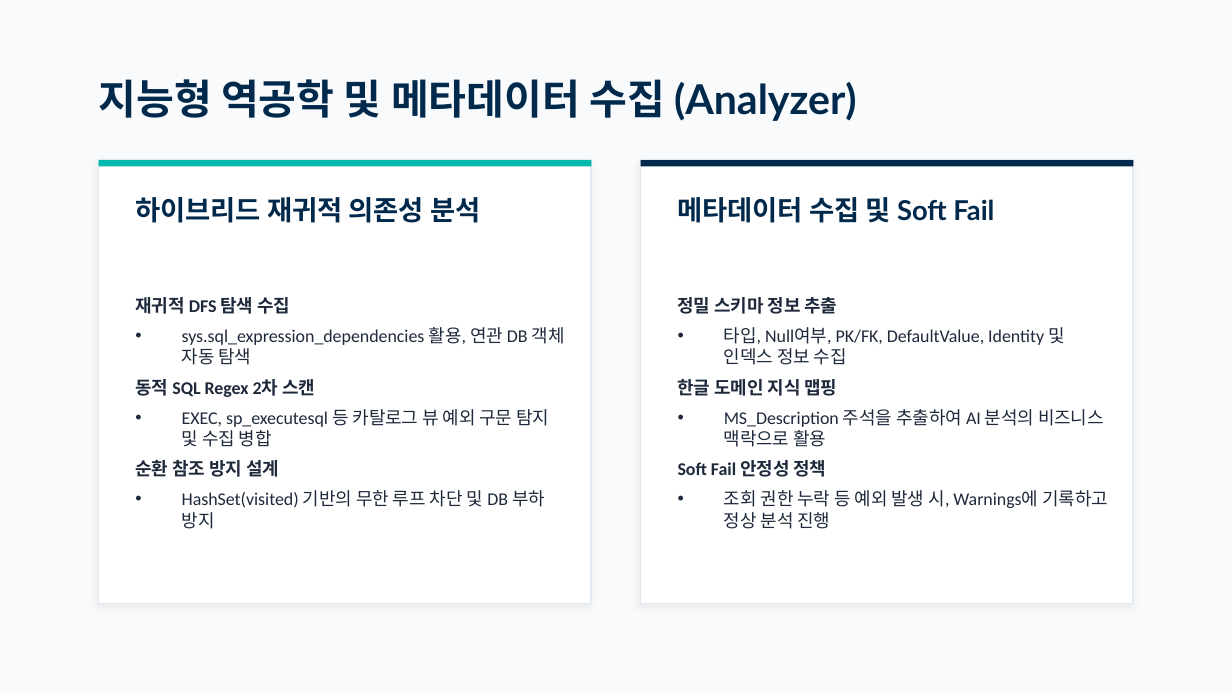
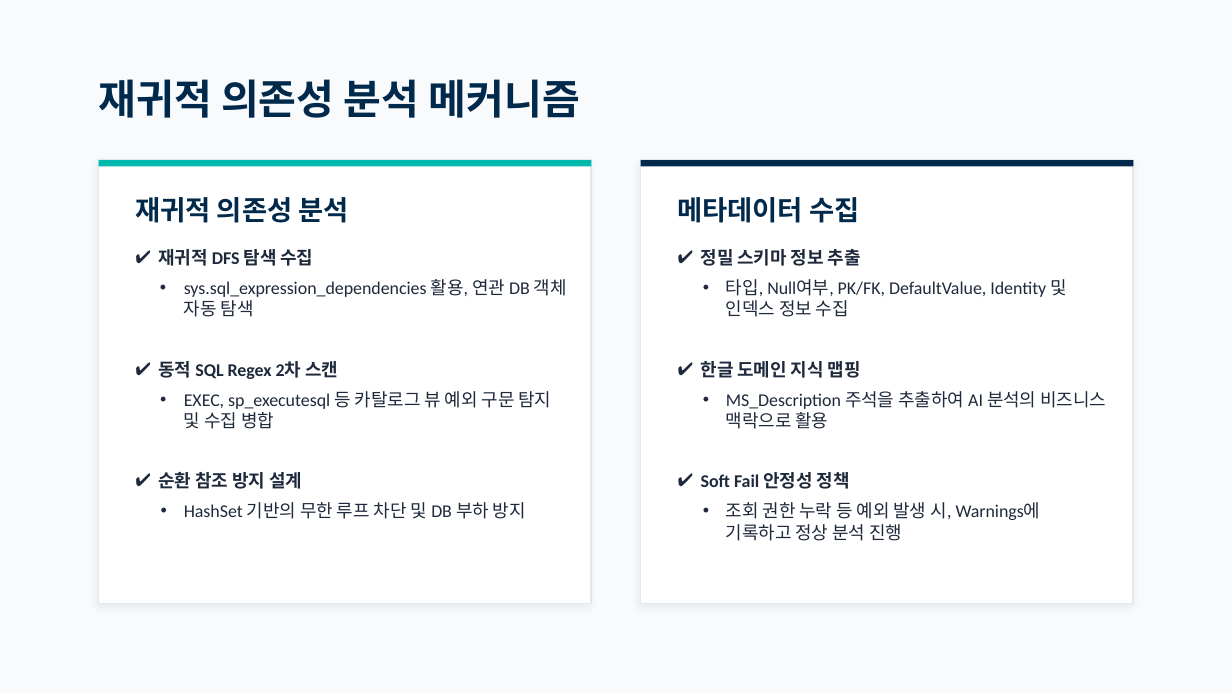
Before and after one commit to moondae815/sp-reverse-engineering, a slide deck: slide 4 of docs/ReSet_Presentation.pptx. Drawn at 1232x693 pixels with LibreOffice and Linux fonts; fonts in the diff are those of the drawing. Boxes give left, top, right and bottom in pixels: in the first picture for what was removed or moved away, otherwise in the second. Text is boxed around its words. In the diff, an @@ line names an element or a change of style, - is before the commit and + after.

```diff
--- a/docs/ReSet_Presentation.pptx
+++ b/docs/ReSet_Presentation.pptx
@@ text at box(99, 79, 580, 118): text changed @@
-지능형 역공학 및 메타데이터 수집 (Analyzer)
+재귀적 의존성 분석 메커니즘
@@ text at box(135, 197, 349, 223): text changed @@
-하이브리드 재귀적 의존성 분석
+재귀적 의존성 분석
@@ text at box(678, 197, 859, 223): text changed @@
-메타데이터 수집 및 Soft Fail
+메타데이터 수집
@@ text "재귀적 DFS 탐색 수집" at box(159, 249, 567, 519): vertical alignment middle to top @@
@@ text at box(159, 249, 567, 489): bullet none to ✔; less space between paragraphs; indent changed @@
@@ text "정밀 스키마 정보 추출" at box(701, 249, 1106, 541): bullet none to ✔; less space between paragraphs; indent changed; vertical alignment middle to top @@
@@ text at box(184, 502, 526, 519): text changed @@
-• HashSet(visited) 기반의 무한 루프 차단 및 DB 부하 방지
+• HashSet 기반의 무한 루프 차단 및 DB 부하 방지
```
Also in this commit, not shown: 9 other slides changed.
